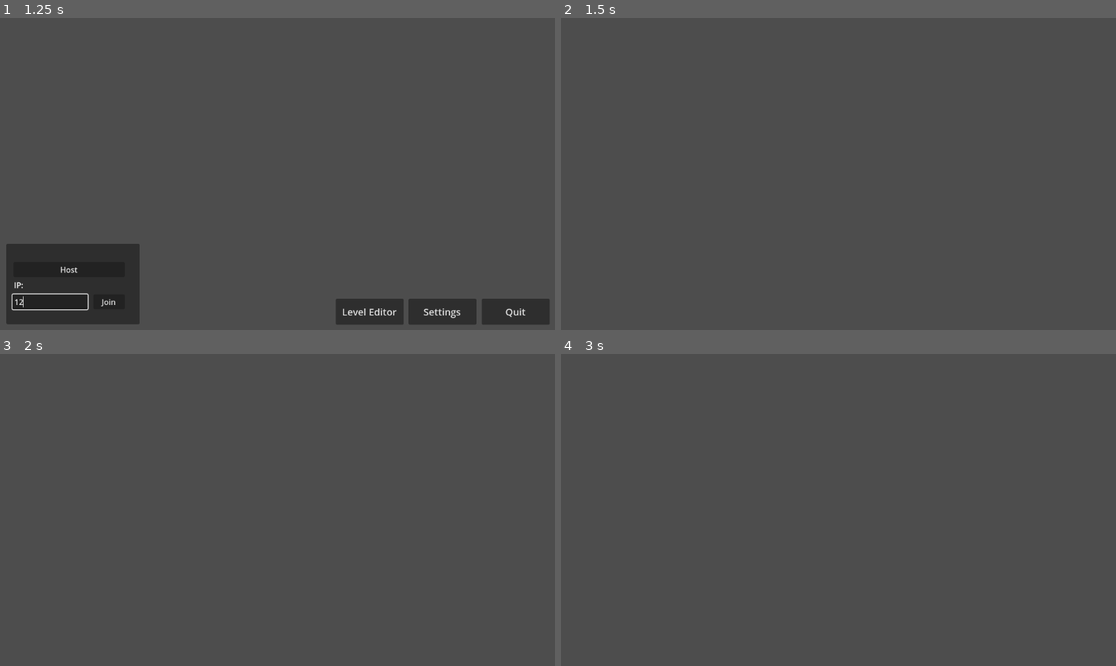
Above: before the commit, frames 1-4 (two rows, left to right).
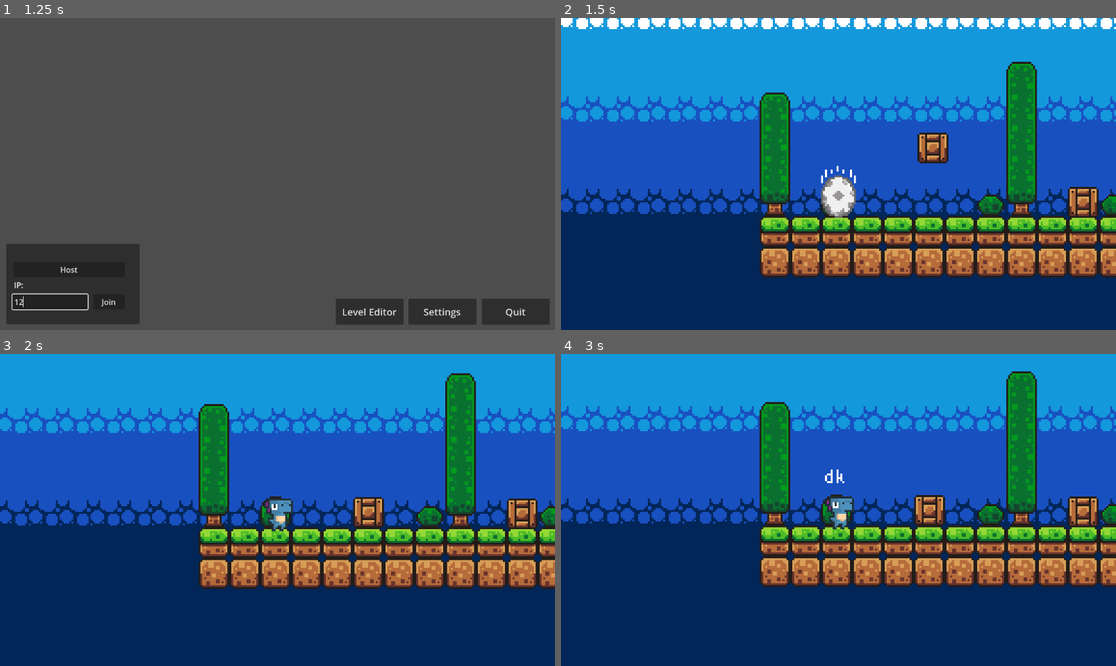
Above: after the commit, the same moments.

Repository: rickvl05/uva-pswe-D
Game: Godot game, scene res://scenes/menus/main_menu.tscn
Two runs of this game, one before a commit and one after it. Both use one fixed random seed, a clock stepped at 60 frames per second and the inputs below.
Inputs (mouse positions are in pixels of both pictures, inside the frame that each line leads up to):
- Up to frame 1 (1.25 s): click (49, 301) at 0.52 s; type "12" at 0.6 s
- Up to frame 2 (1.5 s): click "Host" at 1.25 s
- Up to frame 3 (2 s): no input
- Up to frame 4 (3 s): tap Enter (open_chat) at 2, 2.85 s; hold D (move_right) from 2.03 s (still down); tap K (grab) at 2.1 s; tap Space (jump) at 2.27 s

Frame 1 is identical in both runs. In frame 2, 100% of the frame differs, in the area x 0-100%, y 0-100%; in frame 3, 100%; in frame 4, 100%.
Error before the commit: Cannot call method 'add_child' on a null value. (res://scripts/MultiplayerManager.gd:70)

Commit message:
Auto stash before merge of "develop" and "origin/develop"

Diff:
--- a/PuzzlePlatformer/scenes/levels/level_1.tscn
+++ b/PuzzlePlatformer/scenes/levels/level_1.tscn
@@ -3,6 +3,8 @@
 [ext_resource type="Script" path="res://scripts/game.gd" id="1_72rq4"]
 [ext_resource type="Texture2D" uid="uid://cof0sg56wfdqf" path="res://assets/sprites/world_tileset.png" id="2_7ehe4"]
 [ext_resource type="PackedScene" uid="uid://dqjsftsjlhwfu" path="res://scenes/items and objects/crate.tscn" id="3_mfo80"]
+[ext_resource type="PackedScene" path="res://scenes/items and objects/leveldoor.tscn" id="4_kn541"]
+[ext_resource type="PackedScene" path="res://scenes/items and objects/platform.tscn" id="5_rn48m"]
 [ext_resource type="PackedScene" uid="uid://cig1yhv7mirbd" path="res://scenes/items and objects/leveldoor.tscn" id="4_kn541"]
 [ext_resource type="PackedScene" uid="uid://b0muhhm63oubm" path="res://scenes/items and objects/platform.tscn" id="5_rn48m"]
 [ext_resource type="PackedScene" uid="uid://cu4timg0exmxj" path="res://scenes/checkpoint.tscn" id="6_bhaia"]
--- a/PuzzlePlatformer/scenes/levels/lobby_level.tscn
+++ b/PuzzlePlatformer/scenes/levels/lobby_level.tscn
@@ -7,6 +7,12 @@
 [ext_resource type="PackedScene" uid="uid://lo0k3kbj6bqk" path="res://scenes/items and objects/finish.tscn" id="5_pixp3"]
 [ext_resource type="PackedScene" uid="uid://c46h4inkaqtmh" path="res://scenes/killzone.tscn" id="6_xnlog"]
 [ext_resource type="PackedScene" uid="uid://cu4timg0exmxj" path="res://scenes/checkpoint.tscn" id="7_sr3yw"]
+[ext_resource type="PackedScene" path="res://scenes/items and objects/leveldoor.tscn" id="3_8elt3"]
+[ext_resource type="PackedScene" path="res://scenes/items and objects/platform.tscn" id="4_6e2wh"]
+[ext_resource type="PackedScene" uid="uid://bspoc0mwkuord" path="res://scenes/items and objects/death_spikes.tscn" id="5_0g1lv"]
+[ext_resource type="PackedScene" path="res://scenes/items and objects/finish.tscn" id="5_pixp3"]
+[ext_resource type="PackedScene" uid="uid://fd18vr8j61ca" path="res://scenes/items and objects/destroyable_block.tscn" id="6_64r7a"]
+[ext_resource type="PackedScene" uid="uid://dcdyd42hh7orq" path="res://scenes/items and objects/time_bomb.tscn" id="7_pvhb8"]
 
 [sub_resource type="TileSetAtlasSource" id="TileSetAtlasSource_i4mpf"]
 texture = ExtResource("1_ul0yp")
